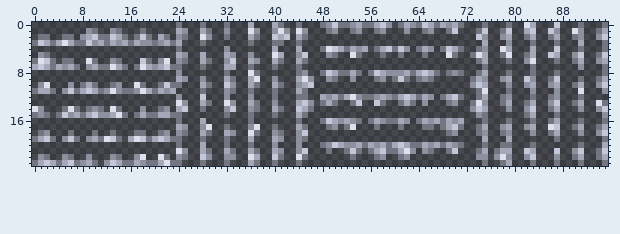
Sprite sheet -- assets/blocks/textures/tin_ore_foliage.png. This is how it looked before the edit.
The file is 96x24 pixels.
Once edited:
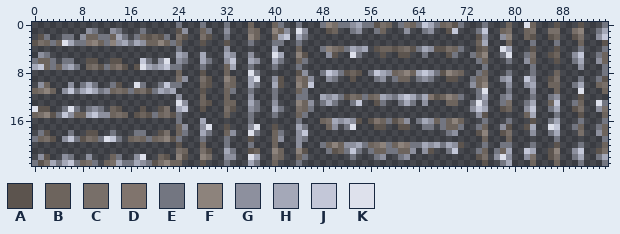
Palette (. is transparent): A #5c544e  B #6d645d  C #786f69  D #80746d  E #737681  F #8d837c  G #8d909e  H #a4a8b8  J #c3c7d8  K #dee1ec
The edit:
@@ x 0..95 @@
- 0 ........................E...E...E...H...HE..E...EGJEEGHEEHJG.EHGEJHEHGHE...E...E..KH...J...E...E
- 1 .........GE..GE...E.....HG..HE..G...KG..GKG.KG...EG..EG..EG...G..EG..EJ...EJ..EJ..HJ..JG..KG..EH
- 2 .EE..EE.GHJEEJHE.EJE.HE.GE..KG..E...HE..JHJ.HE............................JG..GH..EH..EH..EG..GJ
- 3 EJHEHKHEEJGHEHGHEHGGEGHEH...E.......E...EE..E..............................H...G...E...E...H...E
- 4 ........................E.......G.......H...H...EKJHEHGH.EHJEJG.EHG.EJHE..EG..KH...H...J...E...E
- 5 .GE.....................HG..H...HG..G...KH..GJ...GE..KE...E..E...E...KE..EKH..EK..EH..JH..GJ..EJ
- 6 EKJE.EE..KE..GE...JE.GK.GE..HE..GJ..HG..HE..HE............................EH...E..GK...E..EH..GH
- 7 HJHEHGHE.GHEEKHE.EKHGHJEE...E...HH..E...E...E..............................E.......E.......G...E
- 8 ........................G.......E...KE......EG..EJHEEHE.EJHGGGHEHJHE.EGE..EH...E...E...E.......E
- 9 ........................HG..G...HE..HK..G...HKG..GE..G...EG.EJE.EGE......EHG..GH..JG..EJ...E..EH
-10 .GK...G.EHE..EG..KE..EJEE...HE..JG..HE..HE..GHJ..........................GJH...G..GH..GH..EH..GJ
-11 EHHE.GJEHJHEGKGEEGKHEHGH....E...GE..E...E...HE............................EK...E...G...G...K...G
-12 ........................G...J...G...G...E...EE..HGHEHKGEEGHGEHJHEHG.EHJE..EH..EG...E..EG...E....
-13 ........................KG..HE..KG..HE..G...HJG.EHE..EJ..JE..EHE.G...EG..EKG..EH..EH..GJ..EH..KE
-14 KG...EKE.EGE.KE...G..EG.HJ..E...GJ..GE..HE..JHE..........................GJH...G..GJ..EH...G..GJ
-15 EGE.EJGHEHJGGHKE.EHEEHHEE.......E...E...E...HE............................GE......EH...E.......G
-16 ........................E...H.......E.......E...EJHGHGE.EHGEEHG.EHGHEHGH...E...E...E..EH...E...E
-17 ........................HG..GK..E...GK..E...HE...EG.EK...E...E...EE.EHJE..EH..GH..GH..KJ..EH..EH
-18 .EG...E...E..E...EE..EG.GE..HE..HG..KE..GE..GJ.......................EG...EG..EG...G..EH...G..GJ
-19 EHJE.GJE.GHEKJE.HKJEHJHEE...E...E...H...HG..GE.............................H...H.......E.......E
-20 ........................E...H...E...E...G...G...EGJHGGHEHGHEHJHEEHGHEHGE...E..EE...E.......E...H
-21 ........................KG..HE..HE..HE..HG..GJ...E..EJE.EHJEEHKG.GE..EJ...EH.EHH..JH...J..GJ..EJ
-22 .GE..GE..G...GE..GK..KE.GE..JG..GG..KH..JE..KE.......E...EG..EG...........GG.GKG..GJ...G..EH..EH
-23 EHJHEHJEGHE.GJHEEHGEEHKEE...E...E...HE..E...E..............................E..EH...E...E...E...E
+ 0 ........................E...E...E...B...BE..E...EFCEEGHEEACB.ECBEJHEBCAE...E...B..KB...A...A...E
+ 1 .........GE..GE...E.....AG..BE..G...CB..FBG.KG...AB..EG..EB...G..EG..AJ...EJ..BC..BC..CC..CF..EH
+ 2 .AE..EE.GBBEEBHE.EBABAE.CA..CA..E...FB..BHJ.HE............................AG..GF..BA..AB..AC..GJ
+ 3 ACBEBKHEEDFBEFGHEHGBBFBEB...A...A...E...EE..E.............................BH...B...E...E...B...A
+ 4 ........................E.......G.......H...B...EFCBEHGH.ABBABCAEHGAACBE..AB..KH...A...A...E...E
+ 5 .GE.....................HG..H...HG..G...KH..FA...GA..KE...A..AA..E...AE..EBF..EK..EC..AB..GJ..EB
+ 6 EBBE.EE..AA..AA...JE.GK.GE..HE..GJ..HG..HE..BE............................EB...E..GB...A..EH..GB
+ 7 HJBEBGHE.BCAEBDA.AKHGHJEE...E...BH..E...E...E..............................E.......E.......G...E
+ 8 ........................B...A...B...KE......AG..EJHEABA.EJHGBCFBHJHEAFCB..EB...E...E...B.......E
+ 9 ........................CG..CA..FB..HK..GA..DBG..GE..A...EG.EBB.EGE..AA..EBC..GH..JG..AC...E..EA
+10 .GB...G.EHE..EA..KE..EJEE...BA..CB..HE..HA..FBJ..........................GBF...G..GH..BB..EH..BC
+11 BCFB.GJEHJHEGBCBEBCAEHGH....A...BE..E...E...BE............................EK...E...G...B...K...B
+12 ........................G...B...B...G...E...EE..HGHEACBEBCHGEHJHEHDABFCE..EH..EG...E..EG...A....
+13 ........................KG..BA..BB..HE..G...FBG.EHE..EJ..AE..EHE.G...BB..EKG..EC..EH..BJ..EB..KE
+14 KAA..EKE.EGE.BA...A..AC.HJ..A...CA..GE..HE..CBE..........................GJH..AB..GJ..EH..AC..GC
+15 BCFAEJGBBHJGGBCB.ABAEBCAE.......B...E...E...BE............................GA......BH...E...A...B
+16 ........................E...H.......E.......E...BCHGHGA.ADBEACG.EHGBEBFB...E...E...A..EH...E...E
+17 ........................BG..GK..A...GK..A...HE...BG.EK...AA..AA..EE.EBBE..EB..GA..AH..KJ..EB..EB
+18 .EA...E..AA..E...EE..AC.BE..HE..BG..KE..BE..GJ.......................EG...AF..AC...G..EH...C..GB
+19 EBCA.GJEACBEKJE.BCBEBCFAE...E...E...A...BG..GE.............................B...B.......E.......E
+20 ........................A...B...E...E...B...G...EBFBGGHEBCFEBFDEEHGHEHGA...E..EE...E...A...E...B
+21 ........................CB..CA..HE..AB..FB..FA...EABEJE.EBBEEBBG.GA..EJ...EB.EBH..JH..AF..GJ..AC
+22 .GA..GE..G...BE..GK..BA.FA..FC..GG..KH..CB..BE.......E...EG..EG...........AC.GKG..GC..AC..EH..EH
+23 EACHEHJEBCE.BCHEEHGEACFBB...A...E...HE..B...E..............................A..EH...B...B...E...E
Changed places in both pictures, as pixel boxes (x1, y1, x2, y2):
changed: (248, 22, 608, 166)
changed: (32, 28, 236, 166)
